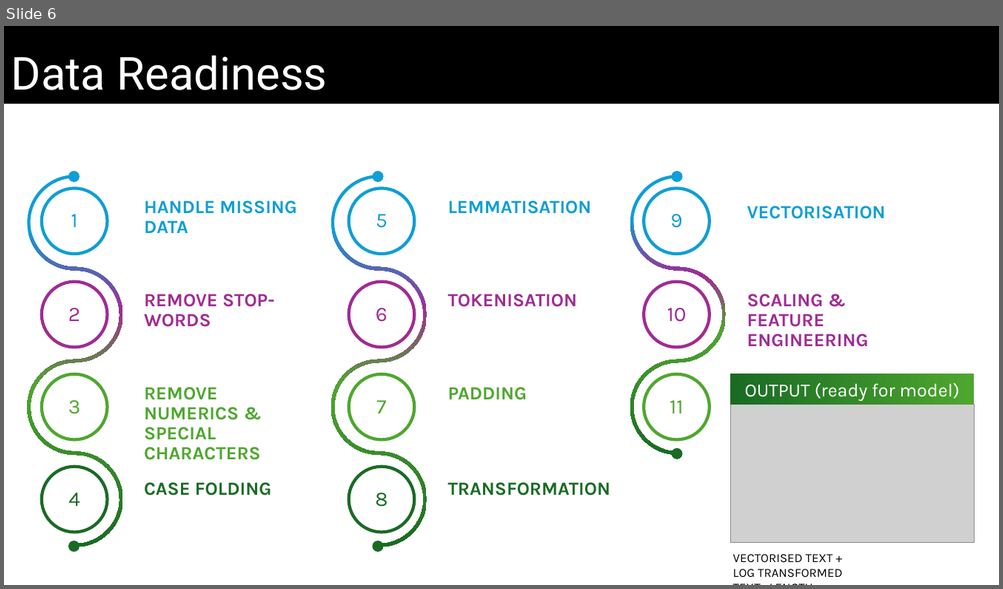
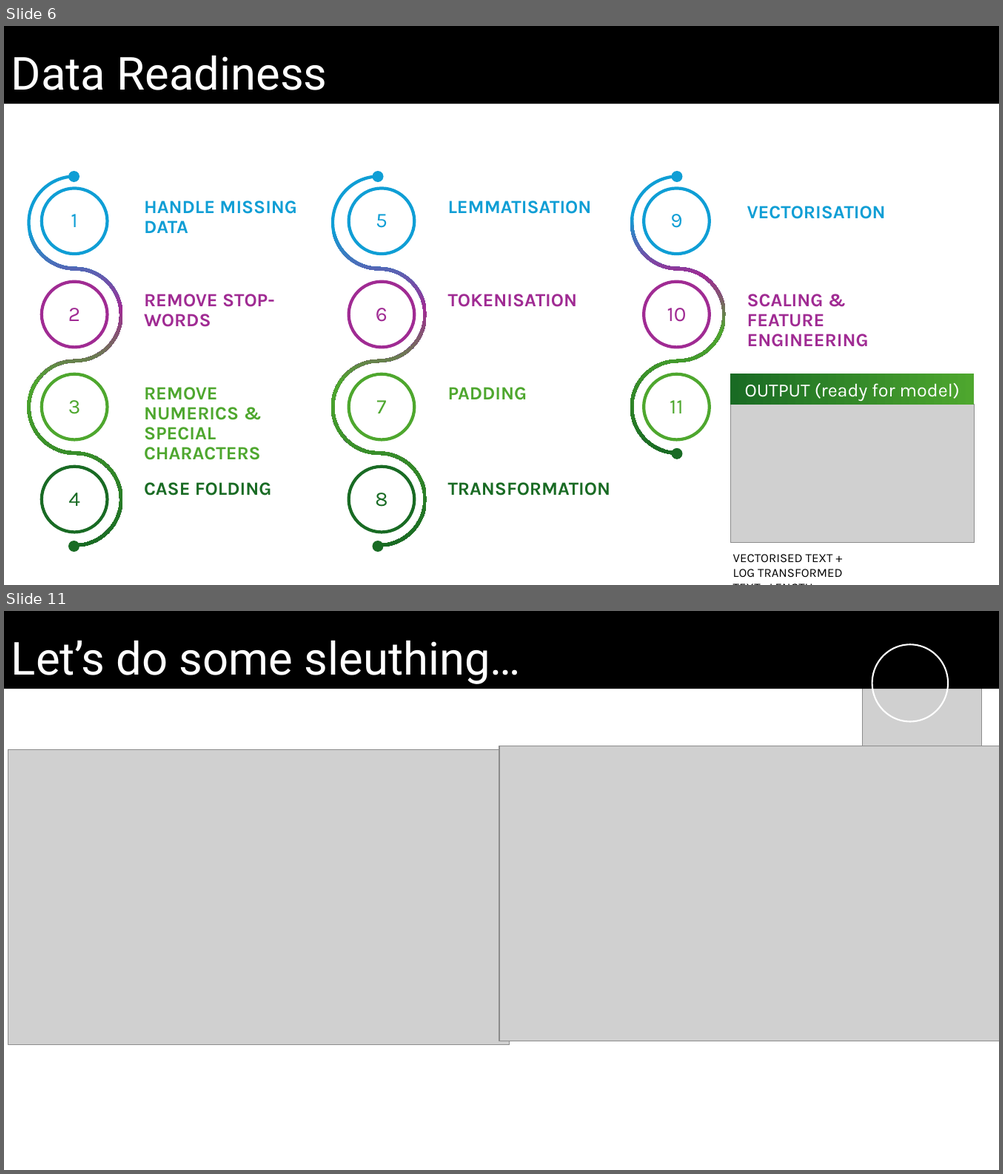
Before and after one commit to Whereiswendy/Fake-News-Predictor, a slide deck: DRAFT_Slides_v0.2_ww.pptx. Shown one above the other, each under a label of ours: slide 6 before the commit, slides 6 and 11 after it; the slides between them are not shown. The pictures are 1003x589 and 1003x1174 pixels, drawn with LibreOffice and Linux fonts; fonts in the diff are those of the drawing; grey boxes stand for pictures. Boxes give left, top, right and bottom in pixels: in the first picture for what was removed or moved away, otherwise in the second. Text is boxed around its words. In the diff, an @@ line names an element or a change of style, - is before the commit and + after.

```diff
--- a/DRAFT_Slides_v0.2_ww.pptx
+++ b/DRAFT_Slides_v0.2_ww.pptx
@@ slide 11 added at (4,611,999,1170), background #FFFFFF @@
@@ rectangle added at (4,611,999,689), fill #000000, 44 pt, text #FFFFFF @@
+Let’s do some sleuthing…
@@ picture added at (862,634,982,755) @@
@@ ellipse added at (872,644,948,721), outline #FFFFFF 1.5 pt @@
@@ picture added at (8,750,509,1045) @@
@@ picture added at (499,746,999,1042) @@
```
Also in this commit, not shown: 4 slides changed, 1 other slide added, 2 slides removed, 1 other file.
